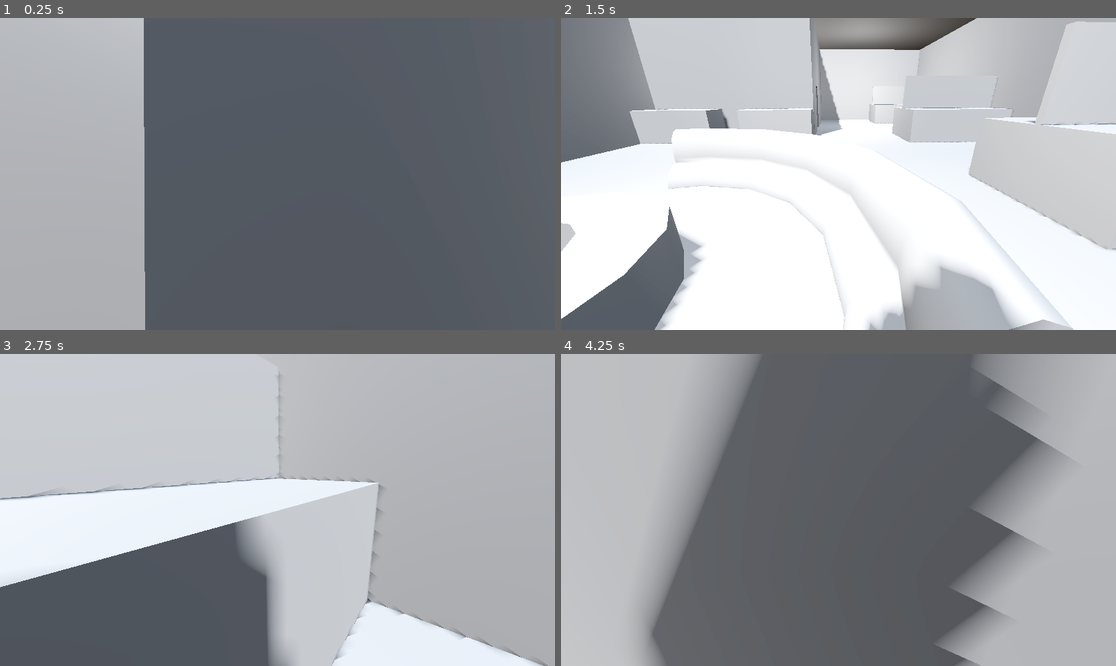
Above: before the commit, frames 1-4 (two rows, left to right).
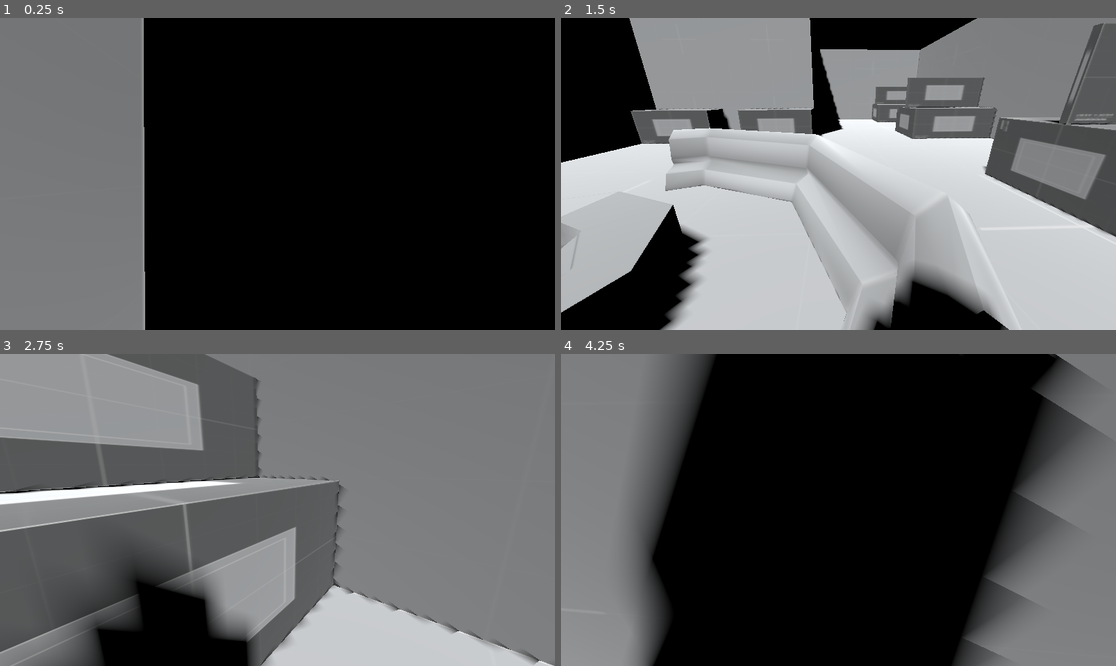
Above: after the commit, the same moments.

Repository: AlphaOwlGit/cmpm-170-prototype-4
Game: Godot game, scene res://gamelab.tscn
Same seed, same stepped clock (60 frames per second), same inputs: the game is played once before the commit and once after it. The project has no main scene, so this scene is started directly.
Inputs (mouse positions are in pixels of both pictures, inside the frame that each line leads up to):
- Up to frame 1 (0.25 s): no input
- Up to frame 2 (1.5 s): tap Enter (ui_accept) at 0.5, 0.77 s; move the mouse to (960, 158) at 0.52 s; hold D (right) 0.53-1.28 s; click (960, 158) at 0.67 s; move the mouse to (810, 174) at 1.27 s; hold W (forward) from 1.28 s (still down)
- Up to frame 3 (2.75 s): keep holding W (forward); tap Enter (ui_accept) at 1.52 s; move the mouse to (288, 503) at 2.02 s
- Up to frame 4 (4.25 s): keep holding W (forward); move the mouse to (832, 516) at 2.77 s; tap Enter (ui_accept) at 3.02, 3.77 s; move the mouse to (877, 513) at 3.52 s

The runs differ from the first frame. In frame 1, 100% of the frame differs, in the area x 0-100%, y 0-100%; in frame 2, 96%; in frame 3, 91%; in frame 4, 100%.

Commit message:
Modified to be less laggy, included some base textures

Diff:
--- a/gamelab.tscn
+++ b/gamelab.tscn
@@ -1,146 +1,234 @@
-[gd_scene load_steps=7 format=3 uid="uid://bktkxunywodhh"]
-
+[gd_scene load_steps=43 format=3 uid="uid://bktkxunywodhh"]
+
+[ext_resource type="Texture2D" uid="uid://ctdvm4unyh003" path="res://assets/texture_05.png" id="1_1d2dj"]
 [ext_resource type="Script" path="res://Player.gd" id="1_il0d6"]
-
-[sub_resource type="ProceduralSkyMaterial" id="ProceduralSkyMaterial_namx0"]
-sky_horizon_color = Color(0.64625, 0.65575, 0.67075, 1)
-ground_horizon_color = Color(0.64625, 0.65575, 0.67075, 1)
-
-[sub_resource type="Sky" id="Sky_ckvbc"]
-sky_material = SubResource("ProceduralSkyMaterial_namx0")
-
-[sub_resource type="Environment" id="Environment_smbwn"]
-background_mode = 2
-sky = SubResource("Sky_ckvbc")
-tonemap_mode = 2
-glow_enabled = true
+[ext_resource type="Texture2D" uid="uid://cra4ps7vg4b2s" path="res://assets/texture_03.png" id="2_d6h6u"]
+[ext_resource type="Texture2D" uid="uid://blaydk4q4r7rc" path="res://assets/texture_11.png" id="3_tmsol"]
+[ext_resource type="Texture2D" uid="uid://buvcunw3s0sdh" path="res://assets/texture_08.png" id="4_kgxj6"]
+[ext_resource type="Texture2D" uid="uid://dgn8k2s00h5q0" path="res://assets/texture_06.png" id="5_57tp1"]
+[ext_resource type="Texture2D" uid="uid://ckvfrkfnya75u" path="res://assets/texture_07.png" id="6_e1l6f"]
+
+[sub_resource type="StandardMaterial3D" id="StandardMaterial3D_xyb8v"]
+albedo_texture = ExtResource("1_1d2dj")
+
+[sub_resource type="StandardMaterial3D" id="StandardMaterial3D_lw3te"]
+
+[sub_resource type="StandardMaterial3D" id="StandardMaterial3D_xsi82"]
+albedo_texture = ExtResource("1_1d2dj")
+
+[sub_resource type="StandardMaterial3D" id="StandardMaterial3D_ilsmh"]
+
+[sub_resource type="StandardMaterial3D" id="StandardMaterial3D_sm6xc"]
+
+[sub_resource type="StandardMaterial3D" id="StandardMaterial3D_o7yt2"]
+
+[sub_resource type="StandardMaterial3D" id="StandardMaterial3D_k470l"]
+
+[sub_resource type="StandardMaterial3D" id="StandardMaterial3D_ssx3k"]
+albedo_texture = ExtResource("1_1d2dj")
+
+[sub_resource type="StandardMaterial3D" id="StandardMaterial3D_huahb"]
+
+[sub_resource type="StandardMaterial3D" id="StandardMaterial3D_liwwt"]
+albedo_texture = ExtResource("2_d6h6u")
+
+[sub_resource type="StandardMaterial3D" id="StandardMaterial3D_3te7m"]
+
+[sub_resource type="StandardMaterial3D" id="StandardMaterial3D_fm7qt"]
+albedo_texture = ExtResource("3_tmsol")
+
+[sub_resource type="StandardMaterial3D" id="StandardMaterial3D_5p6kl"]
+albedo_texture = ExtResource("3_tmsol")
+
+[sub_resource type="StandardMaterial3D" id="StandardMaterial3D_q0qsc"]
+
+[sub_resource type="StandardMaterial3D" id="StandardMaterial3D_6rqbd"]
+albedo_texture = ExtResource("3_tmsol")
+
+[sub_resource type="StandardMaterial3D" id="StandardMaterial3D_qi1ne"]
+
+[sub_resource type="StandardMaterial3D" id="StandardMaterial3D_6f035"]
+albedo_texture = ExtResource("5_57tp1")
+
+[sub_resource type="StandardMaterial3D" id="StandardMaterial3D_ye4r1"]
+
+[sub_resource type="StandardMaterial3D" id="StandardMaterial3D_ik6ij"]
+
+[sub_resource type="StandardMaterial3D" id="StandardMaterial3D_63jur"]
+albedo_texture = ExtResource("4_kgxj6")
+
+[sub_resource type="StandardMaterial3D" id="StandardMaterial3D_lqx0g"]
+
+[sub_resource type="StandardMaterial3D" id="StandardMaterial3D_wdllk"]
+
+[sub_resource type="StandardMaterial3D" id="StandardMaterial3D_nudys"]
+albedo_texture = ExtResource("6_e1l6f")
+
+[sub_resource type="StandardMaterial3D" id="StandardMaterial3D_of3no"]
+
+[sub_resource type="StandardMaterial3D" id="StandardMaterial3D_v1gh6"]
+
+[sub_resource type="StandardMaterial3D" id="StandardMaterial3D_evgp1"]
+albedo_texture = ExtResource("3_tmsol")
+
+[sub_resource type="StandardMaterial3D" id="StandardMaterial3D_awc28"]
+
+[sub_resource type="StandardMaterial3D" id="StandardMaterial3D_qxa1d"]
+albedo_texture = ExtResource("3_tmsol")
+
+[sub_resource type="StandardMaterial3D" id="StandardMaterial3D_1cx6d"]
+
+[sub_resource type="StandardMaterial3D" id="StandardMaterial3D_yotei"]
+albedo_texture = ExtResource("1_1d2dj")
+
+[sub_resource type="StandardMaterial3D" id="StandardMaterial3D_wa6uf"]
 
 [sub_resource type="CapsuleMesh" id="CapsuleMesh_0qlw3"]
+material = SubResource("StandardMaterial3D_wa6uf")
 radius = 0.25
 height = 1.0
 
 [sub_resource type="ConvexPolygonShape3D" id="ConvexPolygonShape3D_mtwgn"]
 points = PackedVector3Array(-0.25, -0.25, 0, -0.248825, -0.25, -0.0245204, -0.246231, -0.293461, 0, -0.248825, -0.25, 0 …(35525 unchanged characters)…
 
+[sub_resource type="StandardMaterial3D" id="StandardMaterial3D_g1dy3"]
+albedo_texture = ExtResource("6_e1l6f")
+
+[sub_resource type="StandardMaterial3D" id="StandardMaterial3D_460dy"]
+albedo_texture = ExtResource("6_e1l6f")
+
 [node name="Playspace" type="Node3D"]
 
-[node name="WorldEnvironment" type="WorldEnvironment" parent="."]
-environment = SubResource("Environment_smbwn")
-
 [node name="DirectionalLight3D" type="DirectionalLight3D" parent="."]
-transform = Transform3D(-0.866023, -0.433016, 0.250001, 0, 0.499998, 0.866027, -0.500003, 0.749999, -0.43301, 0, 0, 0)
+transform = Transform3D(-0.866024, -0.433016, 0.250001, 0, 0.499998, 0.866026, -0.500003, 0.749999, -0.43301, 0, 5, 0)
 shadow_enabled = true
 
 [node name="MainRoom" type="Node3D" parent="."]
 
 [node name="CSGBox3D" type="CSGBox3D" parent="MainRoom"]
 transform = Transform3D(1, 0, 0, 0, 1, 0, 0, 0, 1, -0.375856, -0.0286499, -0.0337501)
+material_override = SubResource("StandardMaterial3D_xyb8v")
 use_collision = true
 flip_faces = true
 size = Vector3(8.37097, 3, 12)
+material = SubResource("StandardMaterial3D_lw3te")
 
 [node name="CSGBox3D2" type="CSGBox3D" parent="MainRoom"]
 transform = Transform3D(1, 0, 0, 0, 1, 0, 0, 0, 1, 1.86368, -0.0572997, 3.54554)
+material_override = SubResource("StandardMaterial3D_xsi82")
 use_collision = true
 size = Vector3(3.93097, 3, 4.77393)
+material = SubResource("StandardMaterial3D_ilsmh")
 
 [node name="CSGBox3D6" type="CSGBox3D" parent="MainRoom/CSGBox3D2"]
 transform = Transform3D(1, 0, 0, 0, 1, 0, 0, 0, 1, -1.80206, -0.826486, -0.765383)
 operation = 2
 size = Vector3(0.369362, 1.35205, 0.766937)
+material = SubResource("StandardMaterial3D_sm6xc")
 
 [node name="CSGBox3D4" type="CSGBox3D" parent="MainRoom/CSGBox3D2"]
 transform = Transform3D(1, 0, 0, 0, 1, 0, 0, 0, 1, 0.172931, -0.335022, -1.17085)
 operation = 2
 size = Vector3(3.58894, 2.32996, 2.12944)
+material = SubResource("StandardMaterial3D_o7yt2")
 
 [node name="CSGBox3D7" type="CSGBox3D" parent="MainRoom/CSGBox3D2"]
 transform = Transform3D(1, 0, 0, 0, 1, 0, 0, 0, 1, -1.80206, -0.826486, 1.69893)
 operation = 2
 size = Vector3(0.369362, 1.35205, 0.766937)
+material = SubResource("StandardMaterial3D_k470l")
 
 [node name="CSGBox3D5" type="CSGBox3D" parent="MainRoom/CSGBox3D2"]
 transform = Transform3D(1, 0, 0, 0, 1, 0, 0, 0, 1, 0.172931, -0.335022, 1.29346)
+material_override = SubResource("StandardMaterial3D_ssx3k")
 operation = 2
 size = Vector3(3.58894, 2.32996, 2.12944)
+material = SubResource("StandardMaterial3D_huahb")
 
 [node name="CSGBox3D3" type="CSGBox3D" parent="MainRoom"]
 transform = Transform3D(1, 0, 0, 0, 1, 0, 0, 0, 1, -4.05606, -1.35121, -5.33899)
+material_override = SubResource("StandardMaterial3D_liwwt")
 use_collision = true
 size = Vector3(1.05688, 0.358765, 1.41498)
+material = SubResource("StandardMaterial3D_3te7m")
 
 [node name="Divider Tables" type="Node3D" parent="."]
 transform = Transform3D(1, 0, 0, 0, 1, 0, 0, 0, 1, -0.0378451, 0, 0)
 
-[node name="Node3D" type="Node3D" parent="Divider Tables"]
-
-[node name="CSGBox3D2" type="CSGBox3D" parent="Divider Tables/Node3D"]
-transform = Transform3D(1, 0, 0, 0, 1, 0, 0, 0, 1, -3.41385, -1.17384, -2.91784)
-use_collision = true
-size = Vector3(2.22876, 0.730835, 0.714966)
-
-[node name="CSGBox3D3" type="CSGBox3D" parent="Divider Tables/Node3D"]
-transform = Transform3D(1, 0, 0, 0, 1, 0, 0, 0, 1, -3.41385, -1.17384, -2.20643)
-use_collision = true
-size = Vector3(2.22876, 0.730835, 0.714966)
-
-[node name="CSGBox3D4" type="CSGBox3D" parent="Divider Tables/Node3D"]
-transform = Transform3D(1, 0, 0, 0, 1, 0, 0, 0, 1, -3.41213, -0.436721, -2.55618)
-use_collision = true
-size = Vector3(2.22876, 0.730835, 0.0623474)
-
-[node name="Node3D2" type="Node3D" parent="Divider Tables"]
-transform = Transform3D(1, 0, 0, 0, 1, 0, 0, 0, 1, 0, 0, 3.53488)
-
-[node name="CSGBox3D2" type="CSGBox3D" parent="Divider Tables/Node3D2"]
-transform = Transform3D(1, 0, 0, 0, 1, 0, 0, 0, 1, -3.41385, -1.17384, -2.91784)
-use_collision = true
-size = Vector3(2.22876, 0.730835, 0.714966)
-
-[node name="CSGBox3D3" type="CSGBox3D" parent="Divider Tables/Node3D2"]
-transform = Transform3D(1, 0, 0, 0, 1, 0, 0, 0, 1, -3.41385, -1.17384, -2.20643)
-use_collision = true
-size = Vector3(2.22876, 0.730835, 0.714966)
-
-[node name="CSGBox3D4" type="CSGBox3D" parent="Divider Tables/Node3D2"]
-transform = Transform3D(1, 0, 0, 0, 1, 0, 0, 0, 1, -3.41213, -0.436721, -2.55618)
-use_collision = true
-size = Vector3(2.22876, 0.730835, 0.0623474)
-
-[node name="Node3D3" type="Node3D" parent="Divider Tables"]
-transform = Transform3D(1, 0, 0, 0, 1, 0, 0, 0, 1, 0, 0, 7.48107)
-
-[node name="CSGBox3D2" type="CSGBox3D" parent="Divider Tables/Node3D3"]
-transform = Transform3D(1, 0, 0, 0, 1, 0, 0, 0, 1, -3.41385, -1.17384, -2.91784)
-use_collision = true
-size = Vector3(2.22876, 0.730835, 0.714966)
-
-[node name="CSGBox3D3" type="CSGBox3D" parent="Divider Tables/Node3D3"]
-transform = Transform3D(1, 0, 0, 0, 1, 0, 0, 0, 1, -3.41385, -1.17384, -2.20643)
-use_collision = true
-size = Vector3(2.22876, 0.730835, 0.714966)
-
-[node name="CSGBox3D4" type="CSGBox3D" parent="Divider Tables/Node3D3"]
-transform = Transform3D(1, 0, 0, 0, 1, 0, 0, 0, 1, -3.41213, -0.436721, -2.55618)
-use_collision = true
-size = Vector3(2.22876, 0.730835, 0.0623474)
+[node name="CSGCombiner3D" type="CSGCombiner3D" parent="Divider Tables"]
+transform = Transform3D(1, 0, 0, 0, 1, 0, 0, 0, 1, 0.0378451, 0, 0)
+material_override = SubResource("StandardMaterial3D_fm7qt")
+use_collision = true
+
+[node name="CSGBox3D2" type="CSGBox3D" parent="Divider Tables/CSGCombiner3D"]
+transform = Transform3D(1, 0, 0, 0, 1, 0, 0, 0, 1, -3.56608, -1.17384, -2.56091)
+material_override = SubResource("StandardMaterial3D_5p6kl")
+use_collision = true
+size = Vector3(2, 0.730835, 1.42883)
+material = SubResource("StandardMaterial3D_q0qsc")
+
+[node name="CSGBox3D4" type="CSGBox3D" parent="Divider Tables/CSGCombiner3D"]
+transform = Transform3D(1, 0, 0, 0, 1, 0, 0, 0, 1, -3.56436, -0.436721, -2.55618)
+material_override = SubResource("StandardMaterial3D_6rqbd")
+use_collision = true
+size = Vector3(2, 0.730835, 0.0623474)
+material = SubResource("StandardMaterial3D_qi1ne")
+
+[node name="CSGCombiner3D2" type="CSGCombiner3D" parent="Divider Tables"]
+transform = Transform3D(1, 0, 0, 0, 1, 0, 0, 0, 1, 0.0378451, 0, 4)
+material_override = SubResource("StandardMaterial3D_fm7qt")
+use_collision = true
+
+[node name="CSGBox3D2" type="CSGBox3D" parent="Divider Tables/CSGCombiner3D2"]
+transform = Transform3D(1, 0, 0, 0, 1, 0, 0, 0, 1, -3.56608, -1.17384, -2.56091)
+material_override = SubResource("StandardMaterial3D_5p6kl")
+use_collision = true
+size = Vector3(2, 0.730835, 1.42883)
+material = SubResource("StandardMaterial3D_q0qsc")
+
+[node name="CSGBox3D4" type="CSGBox3D" parent="Divider Tables/CSGCombiner3D2"]
+transform = Transform3D(1, 0, 0, 0, 1, 0, 0, 0, 1, -3.56436, -0.436721, -2.55618)
+material_override = SubResource("StandardMaterial3D_6rqbd")
+use_collision = true
+size = Vector3(2, 0.730835, 0.0623474)
+material = SubResource("StandardMaterial3D_qi1ne")
+
+[node name="CSGCombiner3D3" type="CSGCombiner3D" parent="Divider Tables"]
+transform = Transform3D(1, 0, 0, 0, 1, 0, 0, 0, 1, 0.0378451, 0, 8)
+material_override = SubResource("StandardMaterial3D_fm7qt")
+use_collision = true
+
+[node name="CSGBox3D2" type="CSGBox3D" parent="Divider Tables/CSGCombiner3D3"]
+transform = Transform3D(1, 0, 0, 0, 1, 0, 0, 0, 1, -3.56608, -1.17384, -2.56091)
+material_override = SubResource("StandardMaterial3D_5p6kl")
+use_collision = true
+size = Vector3(2, 0.730835, 1.42883)
+material = SubResource("StandardMaterial3D_q0qsc")
+
+[node name="CSGBox3D4" type="CSGBox3D" parent="Divider Tables/CSGCombiner3D3"]
+transform = Transform3D(1, 0, 0, 0, 1, 0, 0, 0, 1, -3.56436, -0.436721, -2.55618)
+material_override = SubResource("StandardMaterial3D_6rqbd")
+use_collision = true
+size = Vector3(2, 0.730835, 0.0623474)
+material = SubResource("StandardMaterial3D_qi1ne")
 
 [node name="Round Chair" type="Node3D" parent="."]
 
 [node name="CSGTorus3D" type="CSGTorus3D" parent="Round Chair"]
 transform = Transform3D(1.06473, 0, 0, 0, 1.07135, 0, 0, 0, 1.08206, 0.95495, -1.54018, -3.6488)
+material_override = SubResource("StandardMaterial3D_6f035")
 use_collision = true
 inner_radius = 1.44829
 outer_radius = 1.931
-sides = 16
-ring_sides = 16
+ring_sides = 8
+material = SubResource("StandardMaterial3D_ye4r1")
 
 [node name="CSGTorus3D2" type="CSGTorus3D" parent="Round Chair/CSGTorus3D"]
 transform = Transform3D(1, 0, 0, 0, 2.08523, 0, 0, 0, 1, 0.000191689, 0.289581, -0.00807095)
 inner_radius = 1.652
 outer_radius = 1.931
-sides = 16
-ring_sides = 16
+ring_sides = 8
+material = SubResource("StandardMaterial3D_ik6ij")
 
 [node name="CSGBox3D" type="CSGBox3D" parent="Round Chair/CSGTorus3D"]
 transform = Transform3D(1, 0, 0, 0, 1, 0, 0, 0, 1, -0.0161963, 0.256378, -1.17885)
@@ -154,58 +242,55 @@
 
 [node name="Table" type="CSGCylinder3D" parent="."]
 transform = Transform3D(1, 0, 0, 0, 1, 0, 0, 0, 1, 0.969249, -1.36016, -3.69157)
+material_override = SubResource("StandardMaterial3D_63jur")
 use_collision = true
 radius = 0.742
 height = 0.324089
-sides = 16
+material = SubResource("StandardMaterial3D_lqx0g")
 
 [node name="CSGCylinder3D2" type="CSGCylinder3D" parent="Table"]
 transform = Transform3D(1, 0, 0, 0, 1, 0, 0, 0, 1, 0.000150681, 2.38419e-07, -0.00536203)
 operation = 2
 radius = 0.384
 height = 0.324089
-sides = 16
+material = SubResource("StandardMaterial3D_wdllk")
 
 [node name="TV" type="CSGBox3D" parent="."]
 transform = Transform3D(0.615662, 0, -0.788011, 0, 1, 0, 0.788011, 0, 0.615662, 2.83078, -1.19509, -4.9594)
+material_override = SubResource("StandardMaterial3D_nudys")
 use_collision = true
 size = Vector3(1.88965, 0.672119, 1)
+material = SubResource("StandardMaterial3D_of3no")
 
 [node name="CSGBox3D4" type="CSGBox3D" parent="TV"]
 transform = Transform3D(1, 0, 0, 0, 1, 0, 0, 0, 1, 0.016392, 0.826605, -0.0222201)
 size = Vector3(1.88965, 0.998657, 0.0476074)
+material = SubResource("StandardMaterial3D_v1gh6")
 
 [node name="Desks" type="Node3D" parent="."]
 
 [node name="CSGBox3D4" type="CSGBox3D" parent="Desks"]
 transform = Transform3D(1, 0, 0, 0, 1, 0, 0, 0, 1, 0.712219, -1.17384, 0.815437)
+material_override = SubResource("StandardMaterial3D_evgp1")
 use_collision = true
 size = Vector3(1.61676, 0.730835, 0.714966)
+material = SubResource("StandardMaterial3D_awc28")
 
 [node name="CSGBox3D5" type="CSGBox3D" parent="Desks"]
 transform = Transform3D(1, 0, 0, 0, 1, 0, 0, 0, 1, 3.0003, -1.17384, 0.815437)
+material_override = SubResource("StandardMaterial3D_qxa1d")
 use_collision = true
 size = Vector3(1.61676, 0.730835, 0.714966)
+material = SubResource("StandardMaterial3D_1cx6d")
 
 [node name="Lights" type="Node3D" parent="."]
-
-[node name="OmniLight3D" type="OmniLight3D" parent="Lights"]
-transform = Transform3D(1, 0, 0, 0, 1, 0, 0, 0, 1, 0.248079, -0.0209062, -3.36007)
-
-[node name="OmniLight3D2" type="OmniLight3D" parent="Lights"]
-transform = Transform3D(1, 0, 0, 0, 1, 0, 0, 0, 1, 1.99442, -0.0418123, 2.57433)
-
-[node name="OmniLight3D3" type="OmniLight3D" parent="Lights"]
-transform = Transform3D(1, 0, 0, 0, 1, 0, 0, 0, 1, 2.86866, -0.0627185, 5.07092)
-
-[node name="OmniLight3D4" type="OmniLight3D" parent="Lights"]
-transform = Transform3D(1, 0, 0, 0, 1, 0, 0, 0, 1, -1.64475, -0.0209062, 3.50703)
 
 [node name="CharacterBody3D" type="CharacterBody3D" parent="."]
 transform = Transform3D(1, 0, 0, 0, 1, 0, 0, 0, 1, -4.0901, -0.604002, -5.3072)
 script = ExtResource("1_il0d6")
 
 [node name="MeshInstance3D" type="MeshInstance3D" parent="CharacterBody3D"]
+material_override = SubResource("StandardMaterial3D_yotei")
 mesh = SubResource("CapsuleMesh_0qlw3")
 
 [node name="CollisionShape3D2" type="CollisionShape3D" parent="CharacterBody3D"]
@@ -218,8 +303,10 @@
 
 [node name="CSGBox3D" type="CSGBox3D" parent="."]
 transform = Transform3D(1, 0, 0, 0, 1, 0, 0, 0, 1, 3.51609, -0.853166, -3.47254)
+material_override = SubResource("StandardMaterial3D_g1dy3")
 size = Vector3(0.644043, 1.34326, 0.462769)
 
 [node name="CSGBox3D2" type="CSGBox3D" parent="."]
 transform = Transform3D(1, 0, 0, 0, 1, 0, 0, 0, 1, 0.305641, -1.11257, -5.80955)
+material_override = SubResource("StandardMaterial3D_460dy")
 size = Vector3(2.18286, 0.824463, 0.462769)
Binary file added: assets/texture_01.png
Not shown, added: assets/texture_01.png.import
Binary file added: assets/texture_02.png
Not shown, added: assets/texture_02.png.import
Binary file added: assets/texture_03.png
Not shown, added: assets/texture_03.png.import
Binary file added: assets/texture_04.png
Not shown, added: assets/texture_04.png.import
Binary file added: assets/texture_05.png
Not shown, added: assets/texture_05.png.import
Binary file added: assets/texture_06.png
Not shown, added: assets/texture_06.png.import
(and 14 more such lines)
